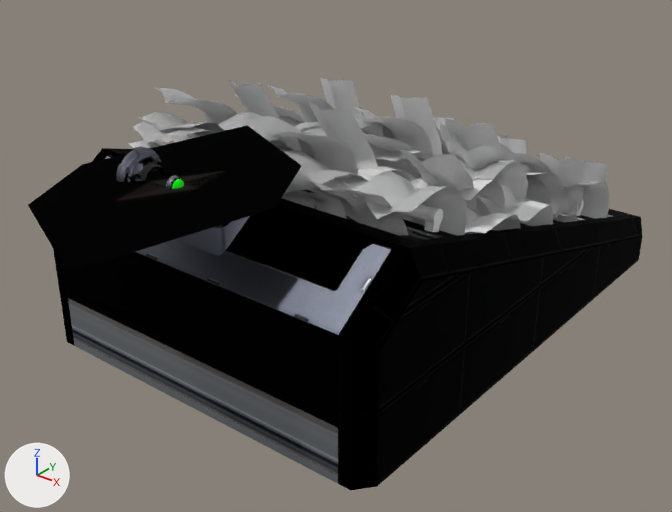
One commit to the Blender file src/addons/no_mans_sky_base_builder/models-high-res/assets/CARBONPLANTER.blend: the scene before it, then after it.
The view is the same before and after, from a 50 mm lens placed at (2.51, -2.16, 1.28), pointed at (0.07, 0.88, -0.61). The axes (+X, +Y, +Z) are drawn at lower left. The lights are the same throughout. The picture after the commit comes second.

In view in the first picture: 'CARBONPLANTER'.
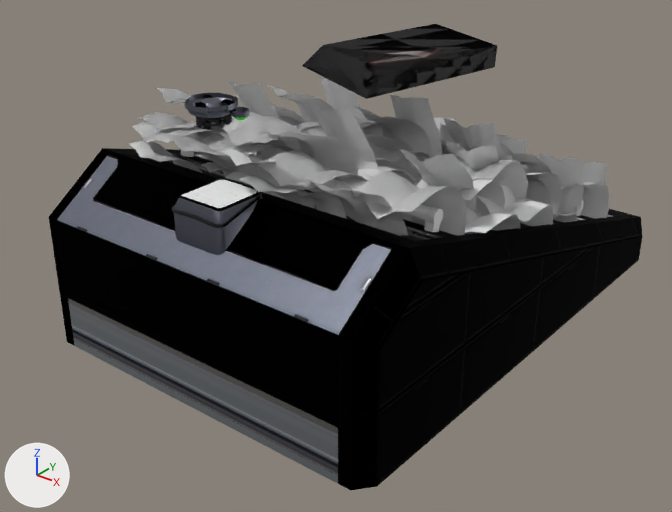
The edits, one by one:
me_carbonplanter is used by ob_carbonplanter; location (0.0, 0.0, 0.0).
me_carbonplanter had 14784 vertices, 11750 faces, 8 loose edges and spanned x -0.91..0.91, y -0.7..2.64, z -1.0..0.14.
me_carbonplanter now has 14418 vertices, 9747 faces, 8 loose edges and spans x -0.91..0.91, y 0.0..2.64, z -1.0..0.28.
me_carbonplanter part 1: the loose piece of 8 vertices spanning x -0.09..0.09, y -0.22..0.22, z 0.0 is moved by (0.0, 1.5, 0.2).
me_carbonplanter part 2: the loose piece of 8 vertices spanning x -0.09..0.09, y -0.22..0.22, z 0.0 is moved by (0.0, 1.5, 0.2).
me_carbonplanter part 3: 167 loose pieces with 2000 vertices, spanning x -0.45..0.45, y -0.7..0.7, z -0.1..0.1, are deleted.
me_carbonplanter part 4: 4 vertices moved within x -0.11..0.23, y 2.05..2.13, z -0.61..-0.41; 361 vertices removed from x -0.7..0.91, y 0.13..2.45, z -0.94..0.0; 1995 vertices added at x -0.45..0.45, y 0.12..2.2, z -0.61..0.28.
Other edits to the shape of me_carbonplanter do not show in these pictures.

Where the change shows, as pixel boxes (x1, y1, x2, y2) in the pictures (672 x 512 px; the box of a moved part takes in the faces that stretch with it):
'CARBONPLANTER', reshaped (13% taller)
    before: (28, 78, 642, 490)
    after: (49, 24, 642, 490)
part 1 of me_carbonplanter, moved or reshaped
    before: (154, 182, 193, 188)
    after: (375, 54, 419, 63)
part 2 of me_carbonplanter, moved or reshaped
    before: (123, 171, 223, 199)
    after: (373, 49, 433, 63)
part 3 of me_carbonplanter, deleted
    before: (28, 125, 301, 272)
part 4 of me_carbonplanter, built on
    before: (229, 78, 642, 350)
    after: (185, 24, 497, 130)
